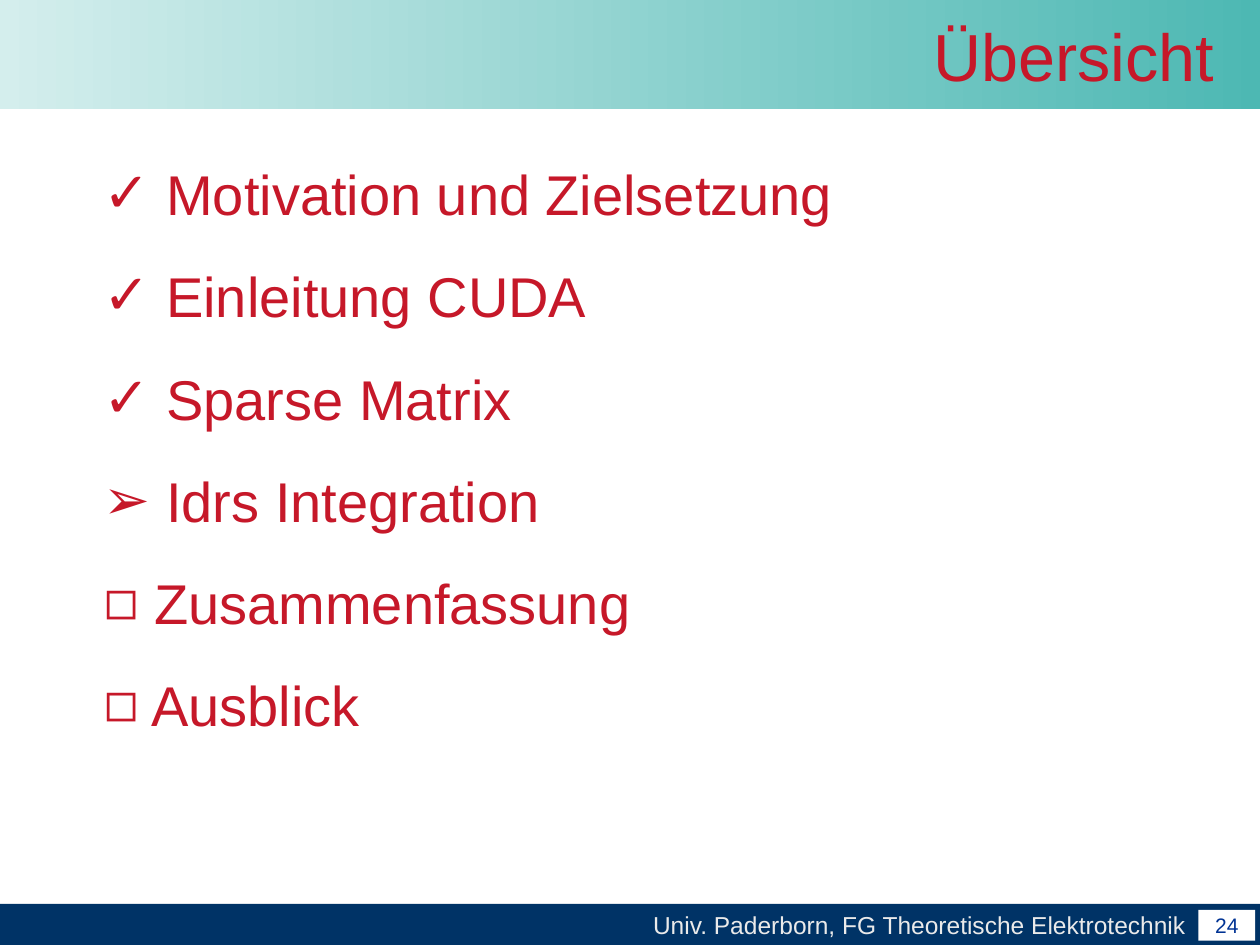
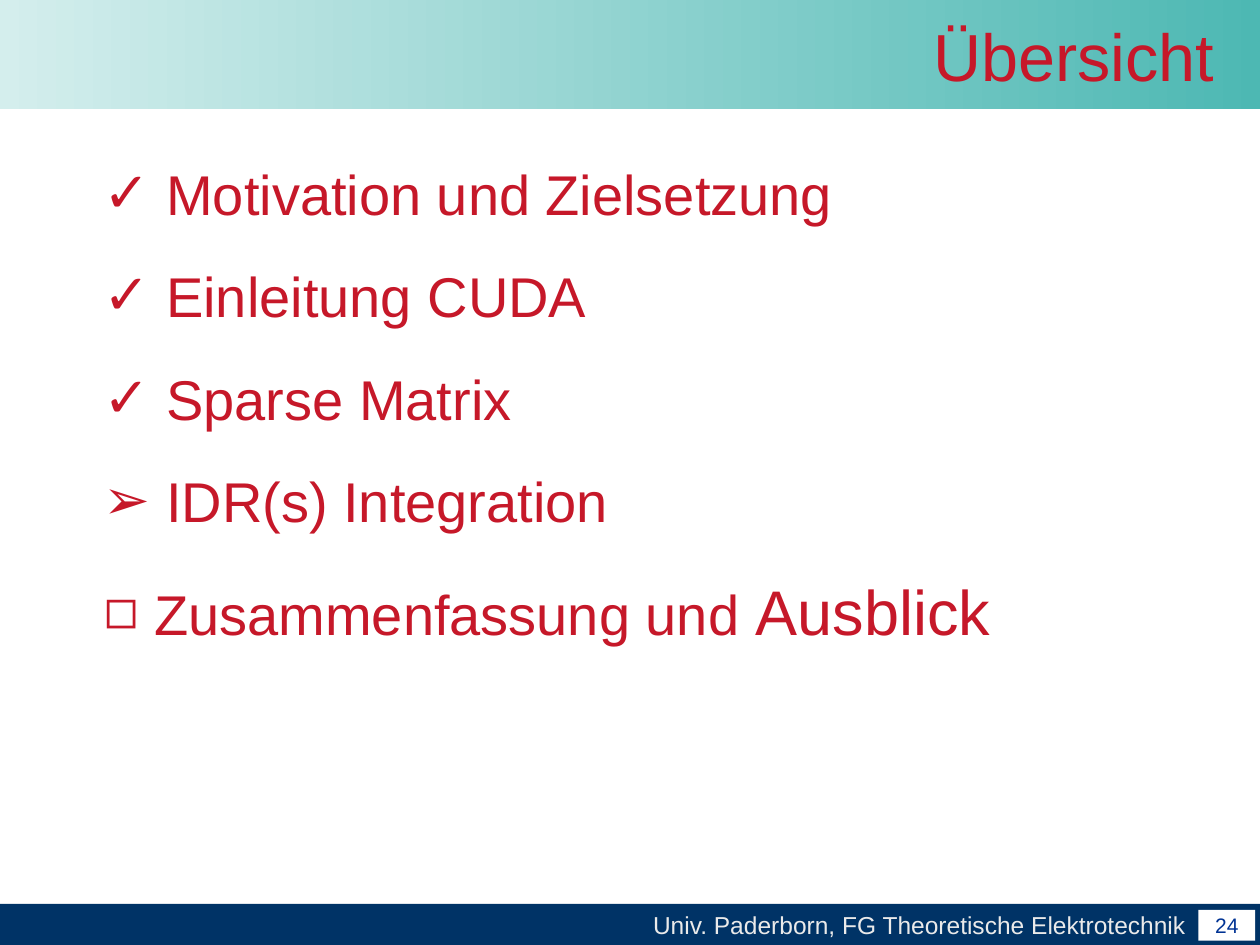
Before and after one commit to unconditional/projektarbeitcuda, a slide deck: slide 24 of Abschlussvortrag/Abschlussvortrag der Projektarbeit CUDA.ppt. Drawn at 1260x945 pixels with LibreOffice and Linux fonts; fonts in the diff are those of the drawing; background and template pictures are left out. Boxes give left, top, right and bottom in pixels: in the first picture for what was removed or moved away, otherwise in the second. Text is boxed around its words. In the diff, an @@ line names an element or a change of style, - is before the commit and + after.

```diff
--- a/Abschlussvortrag/Abschlussvortrag der Projektarbeit CUDA.ppt
+++ b/Abschlussvortrag/Abschlussvortrag der Projektarbeit CUDA.ppt
@@ text at bbox=[154, 481, 990, 646]: text changed @@
-➢ Idrs Integration
-◻ Zusammenfassung
-◻ Ausblick
+➢ IDR(s) Integration
+◻ Zusammenfassung und Ausblick
```
Also in this commit, not shown: 6 other slides changed, 1 slide added, 1 slide removed.
